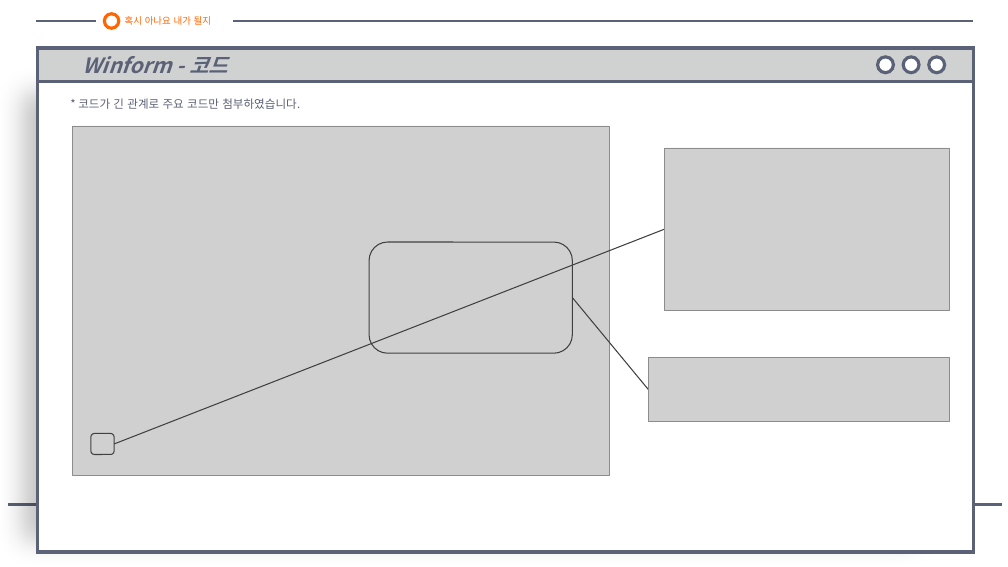
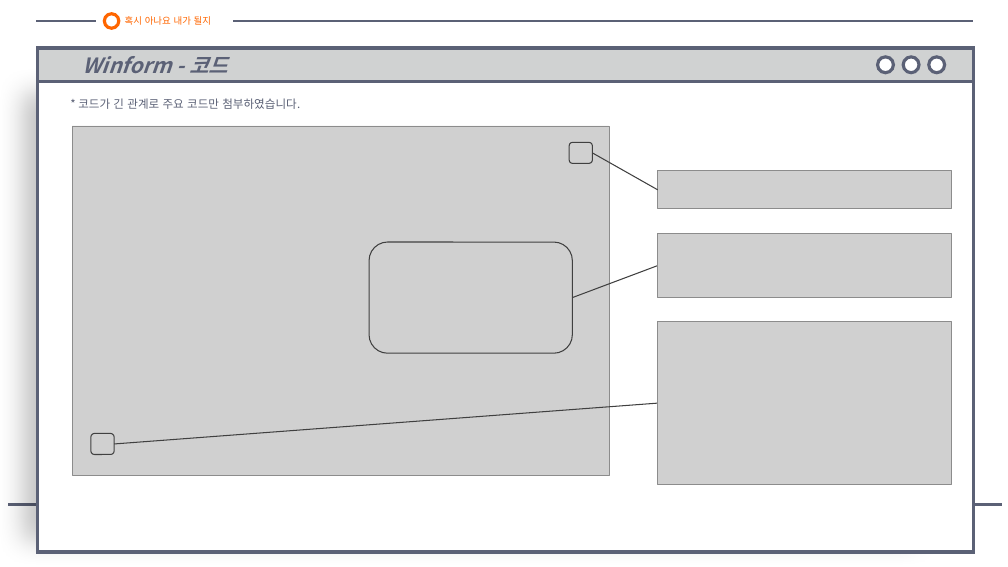
Before and after one commit to galaxy-light/201126-210604, a slide deck: slide 9 of 포트폴리오/로또 번호 추첨기/로또 번호 추첨기 - 양화영.pptx. Drawn at 1008x567 pixels with LibreOffice and Linux fonts; fonts in the diff are those of the drawing; grey boxes stand for pictures. Boxes give left, top, right and bottom in pixels: in the first picture for what was removed or moved away, otherwise in the second. Text is boxed around its words. In the diff, an @@ line names an element or a change of style, - is before the commit and + after.

```diff
--- a/포트폴리오/로또 번호 추첨기/로또 번호 추첨기 - 양화영.pptx
+++ b/포트폴리오/로또 번호 추첨기/로또 번호 추첨기 - 양화영.pptx
@@ rounded rectangle added at box(569, 142, 593, 163), outline #404040 1 pt @@
@@ line added from (593, 153) to (658, 190), #404040 1 pt @@
@@ picture added at box(658, 171, 951, 209) @@
@@ picture: place and size @@
-picture at box(648, 358, 950, 422)
+picture at box(658, 234, 951, 298)
@@ line moved from (572, 298) - (648, 389) to (572, 298) - (658, 265) @@
@@ picture: place and size @@
-picture at box(664, 148, 950, 311)
+picture at box(658, 322, 951, 485)
@@ line moved from (114, 444) - (664, 229) to (114, 444) - (658, 403) @@
```
Also in this commit, not shown: 5 other slides changed, 3 other files.
